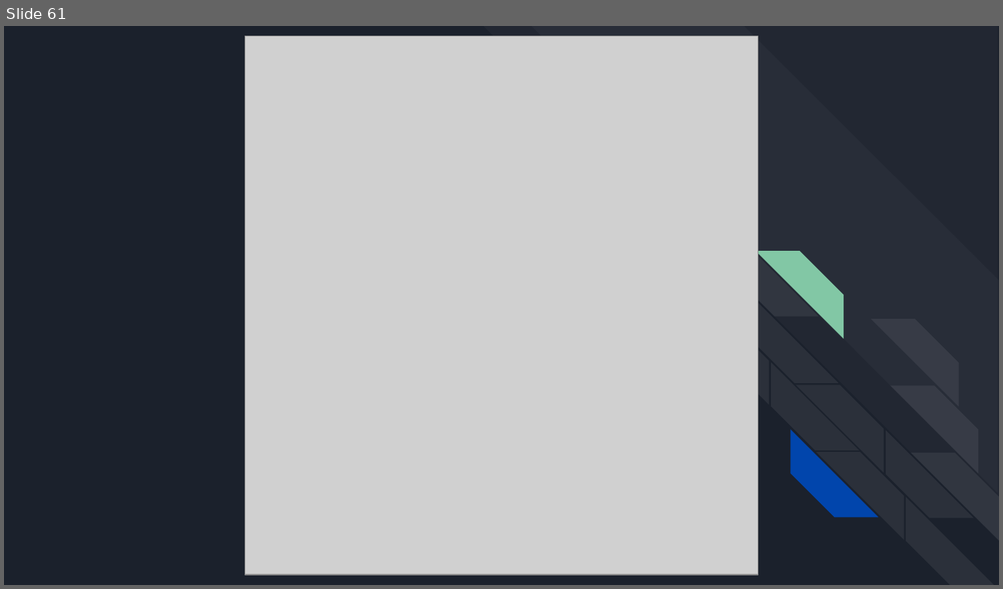
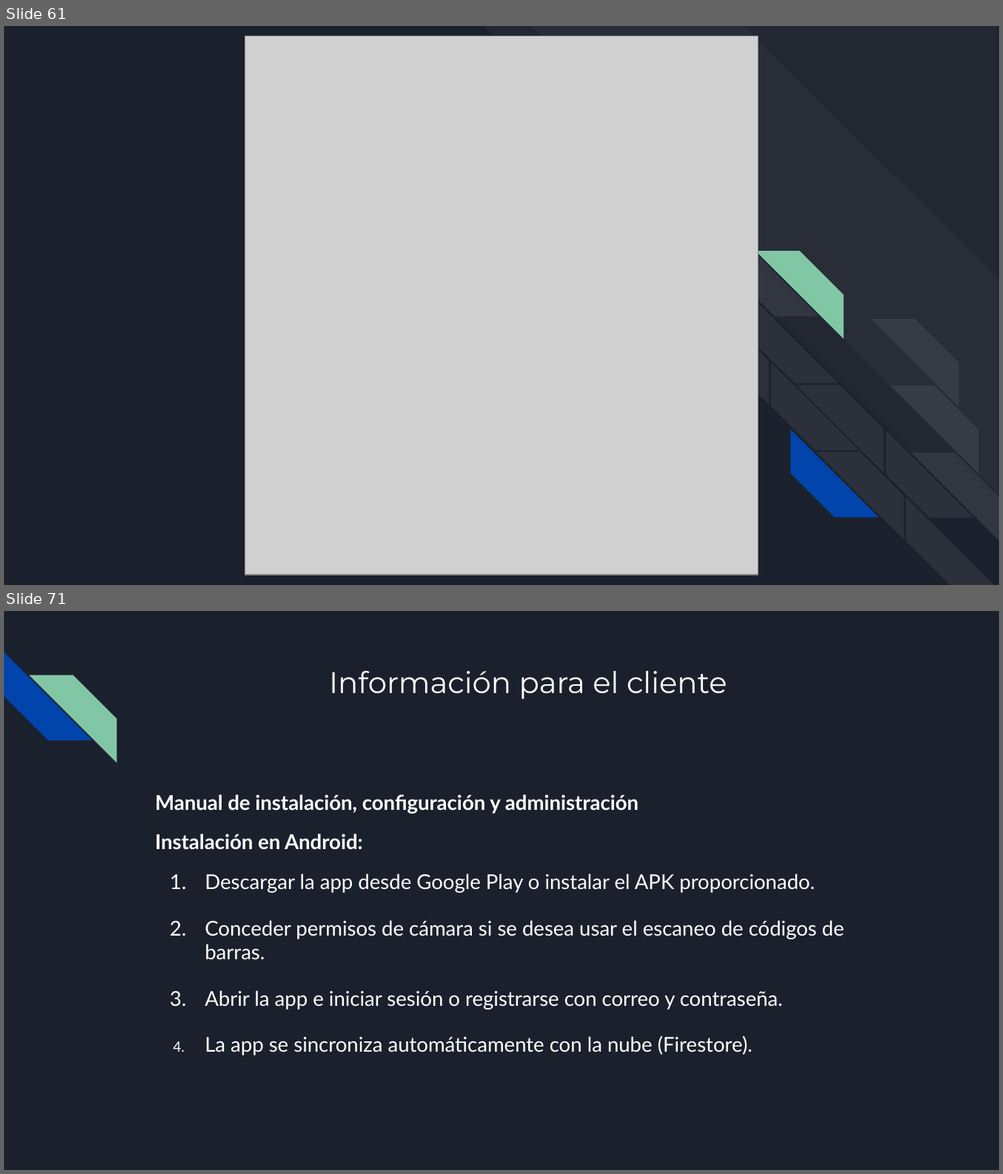
Before and after one commit to Antoniocorser/TFG-Antonio-Cordero, a slide deck: BuyNote.pptx. Shown one above the other, each under a label of ours: slide 61 before the commit, slides 61 and 71 after it; the slides between them are not shown. The pictures are 1003x589 and 1003x1174 pixels, drawn with LibreOffice and Linux fonts; fonts in the diff are those of the drawing; grey boxes stand for pictures. Boxes give left, top, right and bottom in pixels: in the first picture for what was removed or moved away, otherwise in the second. Text is boxed around its words. In the diff, an @@ line names an element or a change of style, - is before the commit and + after.

```diff
--- a/BuyNote.pptx
+++ b/BuyNote.pptx
@@ slide 71 added at (4, 611, 999, 1170), background #1B212C @@
@@ diag stripe added at (4, 652, 91, 741), fill #0145AC @@
@@ diag stripe added at (29, 675, 116, 762), fill #82C7A5 @@
@@ title added at (329, 671, 727, 699), 21.6 pt, text #FFFFFF @@
+Información para el cliente
@@ text added at (155, 795, 844, 1056), 14.8 pt, text #FFFFFF @@
+Manual de instalación, configuración y administración
+Instalación en Android:
+1. Descargar la app desde Google Play o instalar el APK proporcionado.
+2. Conceder permisos de cámara si se desea usar el escaneo de códigos de barras.
+3. Abrir la app e iniciar sesión o registrarse con correo y contraseña.
+4. La app se sincroniza automáticamente con la nube (Firestore).
```
Also in this commit, not shown: 3 slides changed, 15 other slides added, 1 other file.
